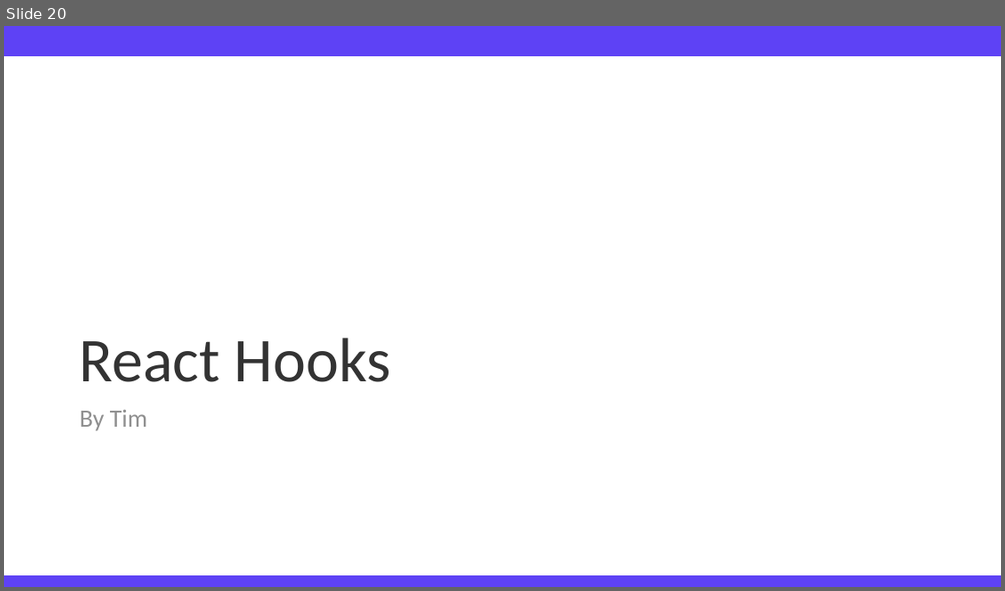
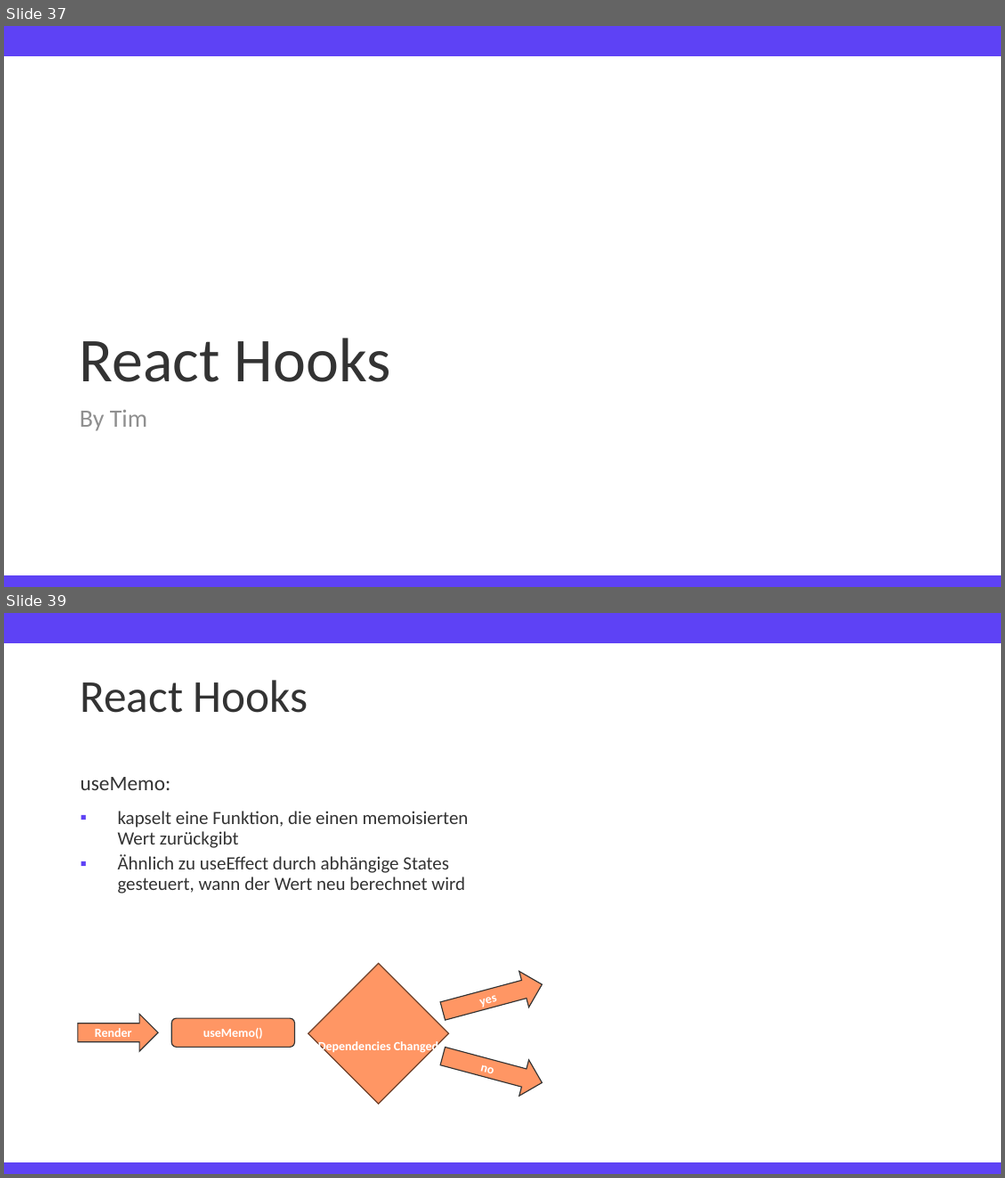
Before and after one commit to TimFehrmannAclue/techlabor_trainings_react_advanced, a slide deck: training_react_advanced.pptx. Shown one above the other, each under a label of ours: slide 20 before the commit, slides 37 and 39 after it; the slides between them are not shown. The pictures are 1005x591 and 1005x1178 pixels, drawn with LibreOffice and Linux fonts; fonts in the diff are those of the drawing; background and template pictures are left out. Boxes give left, top, right and bottom in pixels: in the first picture for what was removed or moved away, otherwise in the second. Text is boxed around its words. In the diff, an @@ line names an element or a change of style, - is before the commit and + after.

```diff
--- a/training_react_advanced.pptx
+++ b/training_react_advanced.pptx
@@ slide 39 added at (4, 613, 1001, 1174), background #FFFFFF; not listed: 2 template elements that a slide beside it also shows @@
@@ title added at (80, 680, 308, 713), 44 pt, text #333333 @@
+React Hooks
@@ text added at (81, 777, 171, 790), 20 pt, text #333333 @@
+useMemo:
@@ text added at (118, 811, 469, 893), 18 pt, text #333333 @@
+▪ kapselt eine Funktion, die einen memoisierten Wert zurückgibt
+▪ Ähnlich zu useEffect durch abhängige States gesteuert, wann der Wert neu berechnet wird
@@ diamond added at (308, 963, 449, 1103), fill #FF9664, outline #70422C 1 pt @@
@@ right arrow added at (437, 967, 546, 1030), fill #FF9664, outline #333333 1 pt, 12 pt, text #FFFFFF, bold @@
+yes
@@ right arrow added at (78, 1013, 158, 1051), fill #FF9664, outline #333333 1 pt, 12 pt, text #FFFFFF, bold @@
+Render
@@ rounded rectangle added at (171, 1018, 295, 1046), fill #FF9664, outline #333333 1 pt, 12 pt, text #FFFFFF, bold @@
+useMemo()
@@ right arrow added at (437, 1038, 546, 1101), fill #FF9664, outline #333333 1 pt, 12 pt, text #FFFFFF, bold @@
+no
@@ text added at (318, 1041, 438, 1054), 12 pt, text #FFFFFF, bold @@
+Dependencies Changed
@@ what was slide 20 is now slide 37 @@
```
Also in this commit, not shown: 3 slides changed, 34 other slides added, 4 slides removed.
